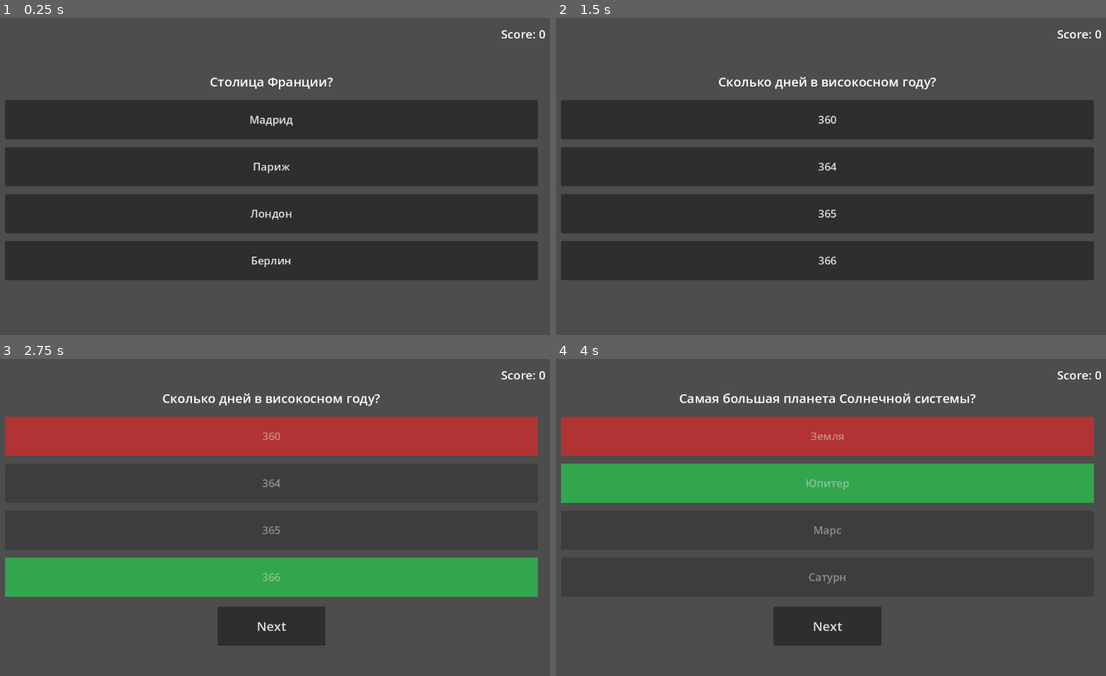
Above: before the commit, frames 1-4 (two rows, left to right).
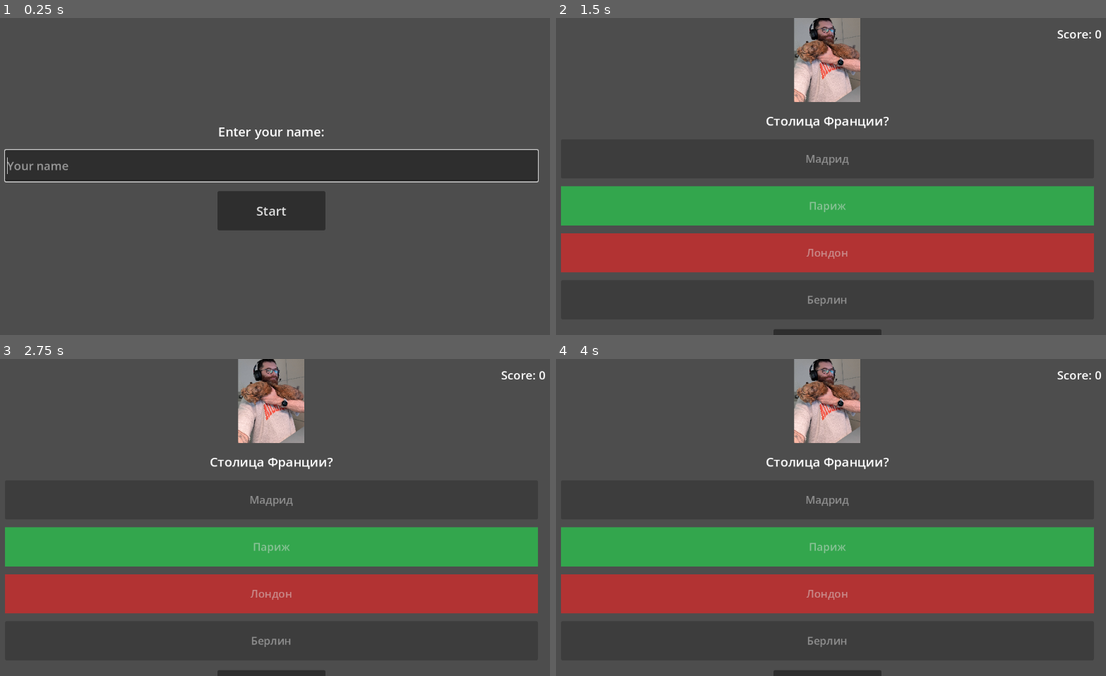
Above: after the commit, the same moments.

Repository: maxarvan/GameAsPresent
Game: Godot game, scene res://scenes/main.tscn
Same seed, same stepped clock (60 frames per second), same inputs: the game is played once before the commit and once after it.
Inputs (mouse positions are in pixels of both pictures, inside the frame that each line leads up to):
- Up to frame 1 (0.25 s): no input
- Up to frame 2 (1.5 s): click (825, 211) at 0.5 s, where only the run after the commit has a clickable "Start"; click (825, 284) at 1.25 s, where only the run before the commit has a clickable "Next"
- Up to frame 3 (2.75 s): click (269, 460) at 2 s, where only the run before the commit has a clickable "360"
- Up to frame 4 (4 s): click (825, 625) at 2.75 s, where only the run before the commit has a clickable "Next"; click (825, 460) at 3.5 s, where only the run before the commit has a clickable "Земля"

The runs differ from the first frame. In frame 1, 37% of the frame differs, in the area x 0-100%, y 3-83%; in frame 2, 47%; in frame 3, 39%; in frame 4, 52%, in the area x 0-98%, y 0-100%.

Commit message:
Add player name entry screen and show photo for every question
Before the quiz starts, the player types their name on a dedicated
screen (Enter key or Start button both work). The final score screen
prefixes the score with the player's name, and Restart returns to name
entry rather than jumping straight back into question 1. All quiz
questions in data/quiz.json now reference photo.jpg. All hardcoded UI
strings are in English.

Diff:
--- a/data/quiz.json
+++ b/data/quiz.json
@@ -1,61 +1,61 @@
 {
   "questions": [
     {
-      "photo": "",
+      "photo": "photo.jpg",
       "question": "Столица Франции?",
       "answers": ["Париж", "Лондон", "Берлин", "Мадрид"],
       "correct_answer": "Париж"
     },
     {
-      "photo": "",
+      "photo": "photo.jpg",
       "question": "Сколько дней в високосном году?",
       "answers": ["366", "365", "360", "364"],
       "correct_answer": "366"
     },
     {
-      "photo": "",
+      "photo": "photo.jpg",
       "question": "Самая большая планета Солнечной системы?",
       "answers": ["Юпитер", "Сатурн", "Земля", "Марс"],
       "correct_answer": "Юпитер"
     },
     {
-      "photo": "",
+      "photo": "photo.jpg",
       "question": "Кто написал \"Войну и мир\"?",
       "answers": ["Лев Толстой", "Фёдор Достоевский", "Антон Чехов", "Иван Тургенев"],
       "correct_answer": "Лев Толстой"
     },
     {
-      "photo": "",
+      "photo": "photo.jpg",
       "question": "Сколько континентов на Земле?",
       "answers": ["7", "5", "6", "8"],
       "correct_answer": "7"
     },
     {
-      "photo": "",
+      "photo": "photo.jpg",
       "question": "Химический символ золота?",
       "answers": ["Au", "Ag", "Fe", "Pb"],
       "correct_answer": "Au"
     },
     {
-      "photo": "",
+      "photo": "photo.jpg",
       "question": "В каком году началась Вторая мировая война?",
       "answers": ["1939", "1914", "1945", "1941"],
       "correct_answer": "1939"
     },
     {
-      "photo": "",
+      "photo": "photo.jpg",
       "question": "Сколько сторон у шестиугольника?",
       "answers": ["6", "5", "7", "8"],
       "correct_answer": "6"
     },
     {
-      "photo": "",
+      "photo": "photo.jpg",
       "question": "Какое животное самое быстрое на суше?",
       "answers": ["Гепард", "Лев", "Лошадь", "Антилопа"],
       "correct_answer": "Гепард"
     },
     {
-      "photo": "",
+      "photo": "photo.jpg",
       "question": "Столица Японии?",
       "answers": ["Токио", "Осака", "Киото", "Йокогама"],
       "correct_answer": "Токио"
--- a/scenes/main.tscn
+++ b/scenes/main.tscn
@@ -41,6 +41,28 @@
 layout_mode = 2
 theme_override_constants/separation = 20
 alignment = 1
+
+[node name="NameLabel" type="Label" parent="Content/VBoxContainer"]
+layout_mode = 2
+size_flags_horizontal = 3
+theme_override_font_sizes/font_size = 26
+horizontal_alignment = 1
+text = "Enter your name:"
+
+[node name="NameInput" type="LineEdit" parent="Content/VBoxContainer"]
+custom_minimum_size = Vector2(0, 64)
+layout_mode = 2
+size_flags_horizontal = 3
+theme_override_font_sizes/font_size = 24
+placeholder_text = "Your name"
+horizontal_alignment = 1
+
+[node name="StartButton" type="Button" parent="Content/VBoxContainer"]
+custom_minimum_size = Vector2(220, 80)
+layout_mode = 2
+theme_override_font_sizes/font_size = 26
+size_flags_horizontal = 4
+text = "Start"
 
 [node name="PhotoRect" type="TextureRect" parent="Content/VBoxContainer"]
 visible = false
@@ -113,4 +135,6 @@
 
 [node name="PhotoRequest" type="HTTPRequest" parent="."]
 
+[connection signal="pressed" from="Content/VBoxContainer/StartButton" to="." method="_on_start_button_pressed"]
+[connection signal="text_submitted" from="Content/VBoxContainer/NameInput" to="." method="_on_name_submitted"]
 [connection signal="pressed" from="Content/VBoxContainer/NextButton" to="." method="_on_next_button_pressed"]
--- a/scripts/main.gd
+++ b/scripts/main.gd
@@ -4,6 +4,9 @@
 const COLOR_WRONG := Color(0.70, 0.20, 0.20)
 
 @onready var score_label: Label = $ScoreLabel
+@onready var name_label: Label = $Content/VBoxContainer/NameLabel
+@onready var name_input: LineEdit = $Content/VBoxContainer/NameInput
+@onready var start_button: Button = $Content/VBoxContainer/StartButton
 @onready var photo_rect: TextureRect = $Content/VBoxContainer/PhotoRect
 @onready var question_label: Label = $Content/VBoxContainer/QuestionLabel
 @onready var answers_grid: GridContainer = $Content/VBoxContainer/AnswersGrid
@@ -24,6 +27,7 @@
 var score: int = 0
 var answered: bool = false
 var quiz_finished: bool = false
+var player_name: String = ""
 
 
 func _ready() -> void:
@@ -55,6 +59,33 @@
 		push_error("quiz.json is not valid")
 		return
 	questions = parsed["questions"]
+	_show_name_entry()
+
+
+func _show_name_entry() -> void:
+	score_label.visible = false
+	photo_rect.visible = false
+	question_label.visible = false
+	answers_grid.visible = false
+	result_label.visible = false
+	next_button.visible = false
+	name_input.text = player_name
+	name_label.visible = true
+	name_input.visible = true
+	start_button.visible = true
+	name_input.grab_focus()
+
+
+func _on_name_submitted(_new_text: String) -> void:
+	_on_start_button_pressed()
+
+
+func _on_start_button_pressed() -> void:
+	player_name = name_input.text.strip_edges()
+	name_label.visible = false
+	name_input.visible = false
+	start_button.visible = false
+	score_label.visible = true
 	_start_quiz()
 
 
@@ -124,7 +155,7 @@
 
 func _on_next_button_pressed() -> void:
 	if quiz_finished:
-		_start_quiz()
+		_show_name_entry()
 		return
 	if current_index < questions.size() - 1:
 		current_index += 1
@@ -138,7 +169,8 @@
 	question_label.visible = false
 	answers_grid.visible = false
 	photo_rect.visible = false
-	result_label.text = "Score: %d / %d" % [score, questions.size()]
+	var name_prefix: String = player_name + ": " if not player_name.is_empty() else ""
+	result_label.text = "%sScore: %d / %d" % [name_prefix, score, questions.size()]
 	result_label.visible = true
 	next_button.text = "Restart"
 	next_button.visible = true
